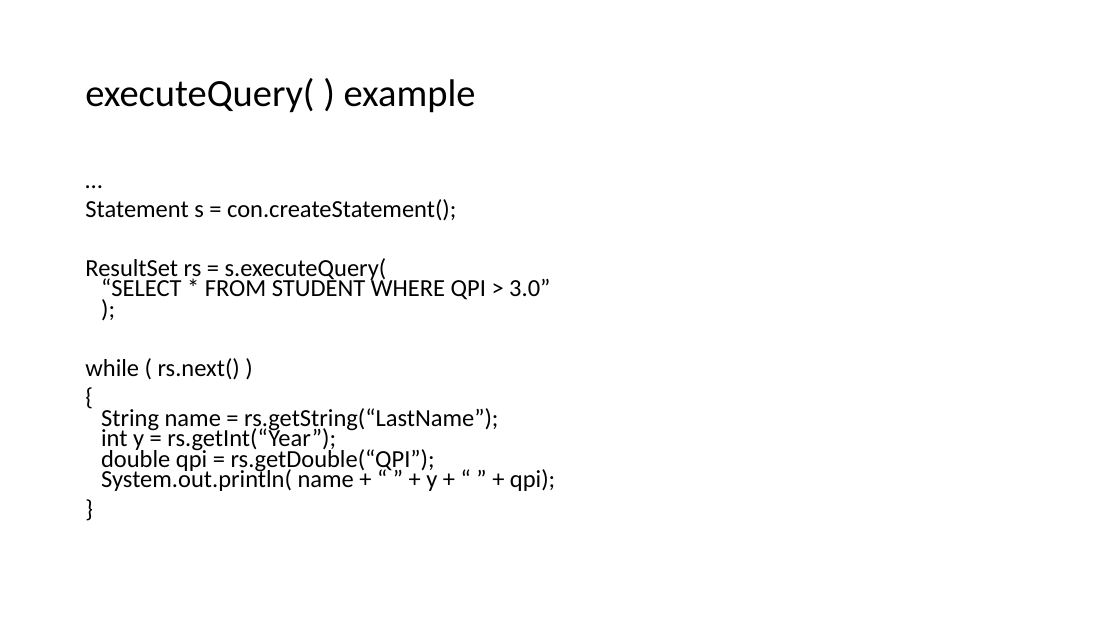
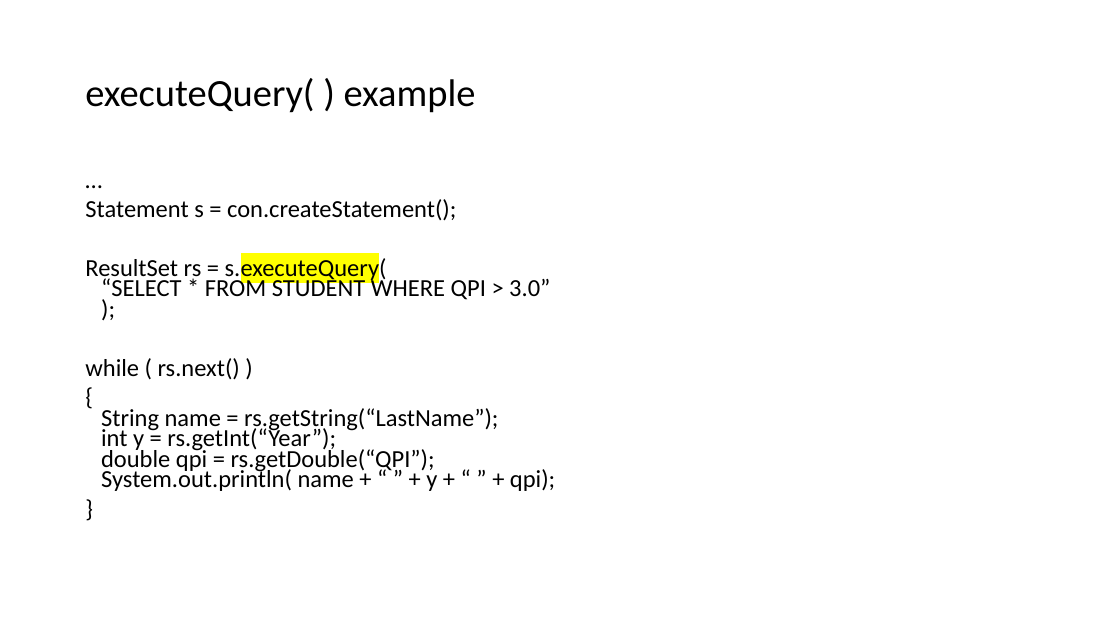
Before and after one commit to isp-cluj/fms-jdbc-demo, a slide deck: slide 13 of docs/Java - Working with databases using JDBC.pptx. Drawn at 1120x630 pixels with LibreOffice and Linux fonts; fonts in the diff are those of the drawing. Boxes give left, top, right and bottom in pixels: in the first picture for what was removed or moved away, otherwise in the second. Text is boxed around its words. In the diff, an @@ line names an element or a change of style, - is before the commit and + after.

```diff
--- a/docs/Java - Working with databases using JDBC.pptx
+++ b/docs/Java - Working with databases using JDBC.pptx
@@ text at (85,256,550,303): highlight none to #FFFF00 in "s.executeQuery(" @@
```
Also in this commit, not shown: 5 other slides changed, 1 other file.
